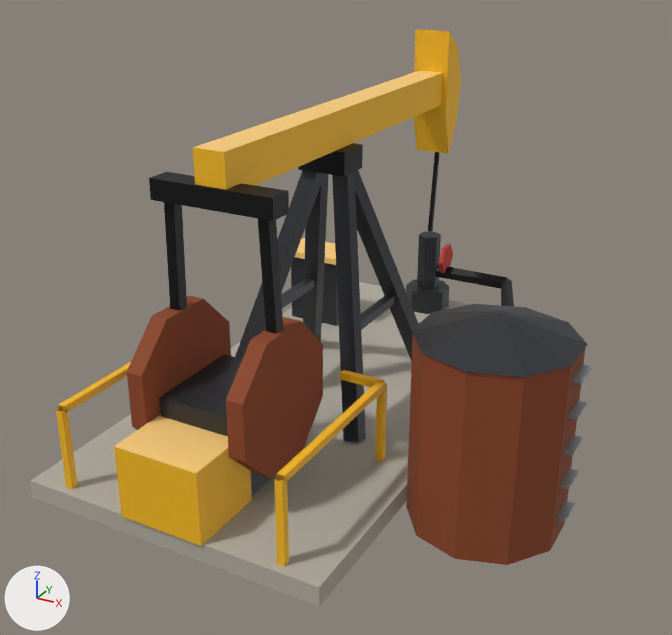
Two versions of the glTF model assets/models/ironbound/buildings/oil_derrick.glb, one commit apart.
Rendered twice from a camera (50 mm lens) standing at (1.57, -3.37, 2.13) and looking at (-0.16, -0.21, 0.55). The lights are fixed; the arrows at lower left show +X, +Y and +Z. The older version comes first. Where no turn or scale is listed for an object, it has been applied to the vertices. Vertices at exactly the same position are counted once.

The older version as bpy lines, for what is in view:
```python
mat_teamcolor = principled_material('TeamColor')
mat_teamcolor.base_color = (0.977, 0.621, 0.196)  # orange #fccf7a
mat_teamcolor.roughness = 0.7
me_beam = bpy.data.meshes.new('Beam')
me_beam.from_pydata(...)  # 36 vertices, 56 faces; spans x -0.26..0.26, y -0.86..1.22, z -0.73..0.33
# faces by material slot: [30, 2, 24]
me_beam.materials.append(mat_safetyyellow)  # yellow #fabd14
me_beam.materials.append(mat_teamcolor)  # orange #fccf7a
me_beam.materials.append(mat_darkmetal)  # black #1f1f21
me_oil_derrick = bpy.data.meshes.new('oil_derrick')
me_oil_derrick.from_pydata(...)  # 365 vertices, 550 faces; spans x -0.96..0.96, y -1.25..1.25, z 0.0..1.22
me_oil_derrick.materials.append(mat_concrete)  # grey #b3ada1
me_oil_derrick.materials.append(mat_gunmetal)  # dark grey #3d4045
me_oil_derrick.materials.append(mat_darkmetal)  # black #1f1f21
me_oil_derrick.materials.append(mat_rust)  # brown #8c4524
me_oil_derrick.materials.append(mat_safetyyellow)  # yellow #fabd14
me_oil_derrick.materials.append(mat_teamcolor)  # orange #fccf7a
me_oil_derrick.materials.append(mat_redpaint)  # red #c23324
me_oil_derrick.materials.append(mat_steel)  # grey #999ea3
me_oil_derrick.materials.append(mat_lamp)  # beige #ffeba6
ob_beam = bpy.data.objects.new('Beam', me_beam)
ob_beam.location = (-0.31, 0.005, 1.25)
ob_oil_derrick = bpy.data.objects.new('oil_derrick', me_oil_derrick)
ob_oil_derrick.location = (0.0, 0.0, 0.0)
```
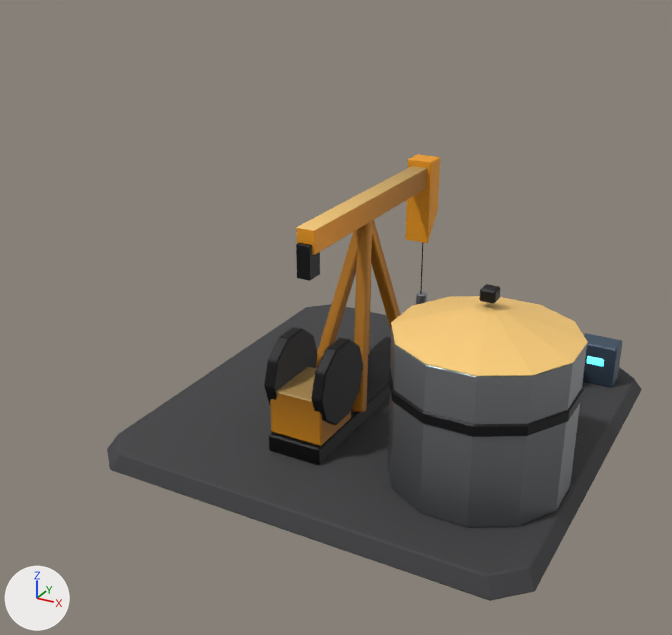
Changed parts and their boxes [x1, y1, x2, y2] in the pictures (672 x 635 px):
'oil_derrick', recoloured, reshaped (18% shorter): before [30, 143, 591, 606]; after [107, 220, 642, 601]
'Beam', recoloured, reshaped, moved: before [149, 29, 461, 232]; after [296, 154, 440, 294]
part 1 of me_oil_derrick, rebuilt (10% wider, 12% shorter): before [406, 335, 586, 565]; after [388, 325, 587, 527]
part 2 of me_oil_derrick, rebuilt: before [30, 282, 471, 606]; after [107, 304, 642, 601]
part 3 of me_oil_derrick, rebuilt: before [352, 170, 419, 362]; after [371, 220, 401, 329]
part 4 of me_oil_derrick, rebuilt (40% narrower, 29% shorter): before [332, 173, 366, 442]; after [352, 222, 372, 412]
part 5 of me_oil_derrick, deleted: before [56, 143, 591, 567]
part 6 of me_oil_derrick, cut back: before [159, 170, 588, 496]; after [264, 226, 622, 465]
part 7 of me_beam, rebuilt (47% narrower, 24% shorter): before [193, 71, 443, 189]; after [296, 166, 427, 255]
part 8 of me_beam, added (brown): after [405, 154, 440, 243]
part 9 of me_beam, added: after [296, 243, 320, 281]
part 10 of me_beam, added (mostly hidden): after [420, 242, 424, 294]
part 11 of me_beam, deleted: before [414, 29, 461, 154]
part 12 of me_beam, deleted: before [428, 152, 440, 232]
part 13 of me_beam, deleted (black): before [149, 172, 289, 221]

What changed in the scene script:
```text
Change mat_teamcolor:
    where n0 = _N.new('ShaderNodeBsdfPrincipled'); n0.name = 'Principled BSDF'
    remove n0.inputs[0].default_value = (0.977, 0.621, 0.196, 1.0)  # 'Base Color', orange #fccf7a
    add n2 = _N.new('ShaderNodeMix'); n2.name = 'Mix'
    add n2.data_type = 'RGBA'
    add n2.blend_type = 'MULTIPLY'
    add n2.inputs[0].default_value = 1.0  # 'Factor'
    add n2.inputs[7].default_value = (0.977, 0.621, 0.196, 1.0)  # 'B', orange #fccf7a
    add n3 = _N.new('ShaderNodeVertexColor'); n3.name = 'Color Attribute'
    add _L.new(n2.outputs[2], n0.inputs[0])  # 'Result' to 'Base Color'
    add _L.new(n3.outputs[0], n2.inputs[6])  # 'Color' to 'A'
Add mat_amber:
    mat_amber = bpy.data.materials.new('Amber')
    # nodes: BsdfPrincipled, Mix, OutputMaterial, VertexColor
    # colours: orange #f29e12, mixed with the vertex colours
Add mat_plinth:
    mat_plinth = bpy.data.materials.new('Plinth')
    # nodes: BsdfPrincipled, Mix, OutputMaterial, VertexColor
    # colours: dark grey #4c4c4f, mixed with the vertex colours
Add mat_steelblue:
    mat_steelblue = bpy.data.materials.new('SteelBlue')
    # nodes: BsdfPrincipled, Mix, OutputMaterial, VertexColor
    # colours: dark blue #475c70, mixed with the vertex colours
Add mat_metal:
    mat_metal = bpy.data.materials.new('Metal')
    # nodes: BsdfPrincipled, Mix, OutputMaterial, VertexColor
    # colours: grey #949699, mixed with the vertex colours
Add mat_warhead:
    mat_warhead = bpy.data.materials.new('Warhead')
    # nodes: BsdfPrincipled, Mix, OutputMaterial, VertexColor
    # colours: red #cc2e1f, mixed with the vertex colours
Add mat_glow:
    mat_glow = bpy.data.materials.new('Glow')
    # nodes: BsdfPrincipled, Mix, OutputMaterial, VertexColor
    # colours: cyan #4ce5ff, mixed with the vertex colours
Change me_oil_derrick:
    remove me_oil_derrick.from_pydata(...)  # 365 vertices, 550 faces; spans x -0.96..0.96, y -1.25..1.25, z 0.0..1.22
    remove me_oil_derrick.materials.append(mat_concrete)  # grey #b3ada1
    remove me_oil_derrick.materials.append(mat_gunmetal)  # dark grey #3d4045
    add me_oil_derrick.from_pydata(...)  # 1077 vertices, 2034 faces; spans x -0.95..0.95, y -0.95..0.95, z 0.0..0.94
    me_oil_derrick part 1: the loose piece of 20 vertices spanning x 0.35..0.93, y -0.8..-0.2, z 0.0..0.75 is rebuilt with 48 vertices and now spans x 0.2..0.9, y -0.7..0.0, z 0.07..0.69, in mat_metal
    me_oil_derrick part 2: the loose piece of 8 vertices spanning x -0.96..0.34, y -1.25..1.25, z 0.0..0.08 is rebuilt with 48 vertices and now spans x -0.95..0.95, y -0.95..0.95, z 0.0..0.07, in mat_plinth
    me_oil_derrick part 3: the loose piece of 8 vertices spanning x -0.28..0.04, y -0.03..0.41, z 0.06..1.17 is rebuilt with 24 vertices and now spans x -0.17..-0.01, y 0.0..0.27, z 0.14..0.94, in mat_amber
    me_oil_derrick part 4: the loose piece of 8 vertices spanning x -0.28..0.04, y -0.4..0.04, z 0.06..1.17 is rebuilt with 24 vertices and now spans x -0.17..-0.01, y -0.27..0.04, z 0.14..0.94, in mat_amber
    me_oil_derrick part 5: 27 loose pieces with 240 vertices, spanning x -0.93..0.96, y -1.25..1.23, z 0.08..1.22, are deleted
    me_oil_derrick part 6: 81 vertices removed from x -0.66..0.93, y -1.07..1.15, z 0.06..1.17; 933 vertices added at x -0.29..0.9, y -0.7..0.76, z 0.07..0.94
    remove me_oil_derrick.materials.append(mat_rust)  # brown #8c4524
    remove me_oil_derrick.materials.append(mat_safetyyellow)  # yellow #fabd14
    remove me_oil_derrick.materials.append(mat_redpaint)  # red #c23324
    remove me_oil_derrick.materials.append(mat_steel)  # grey #999ea3
    remove me_oil_derrick.materials.append(mat_lamp)  # beige #ffeba6
    add me_oil_derrick.materials.append(mat_plinth)
    add me_oil_derrick.materials.append(mat_amber)
    add me_oil_derrick.materials.append(mat_metal)
    add me_oil_derrick.materials.append(mat_warhead)
    add me_oil_derrick.materials.append(mat_steelblue)
    add me_oil_derrick.materials.append(mat_glow)
Change me_beam:
    remove me_beam.from_pydata(...)  # 36 vertices, 56 faces; spans x -0.26..0.26, y -0.86..1.22, z -0.73..0.33
    remove me_beam.materials.append(mat_safetyyellow)  # yellow #fabd14
    add me_beam.from_pydata(...)  # 90 vertices, 164 faces; spans x -0.06..0.06, y -0.52..0.66, z -0.82..0.08
    me_beam part 7: the loose piece of 8 vertices spanning x -0.06..0.06, y -0.85..1.05, z -0.03..0.13 is rebuilt with 24 vertices and now spans x -0.04..0.04, y -0.5..0.6, z -0.05..0.05
    me_beam part 8: a new loose piece of 24 vertices spanning x -0.06..0.06, y 0.55..0.66, z -0.32..0.08, in mat_amber
    me_beam part 9: a new loose piece of 24 vertices spanning x -0.03..0.03, y -0.52..-0.44, z -0.15..-0.01, in mat_darkmetal
    me_beam part 10: a new loose piece of 18 vertices spanning x 0.0, y 0.63, z -0.82..-0.32, in mat_darkmetal
    me_beam part 11: the loose piece of 12 vertices spanning x -0.09..0.09, y 1.03..1.22, z -0.29..0.33 is deleted
    me_beam part 12: the loose piece of 8 vertices spanning x -0.01..0.01, y 1.1..1.18, z -0.73..-0.25 is deleted
    me_beam part 13: the loose piece of 8 vertices spanning x -0.26..0.26, y -0.86..-0.76, z -0.08..0.0 is deleted
    add me_beam.materials.append(mat_amber)
Change ob_beam:
    ob_beam.location: (-0.31, 0.005, 1.25) -> (-0.15, 0.02, 0.97)
```
